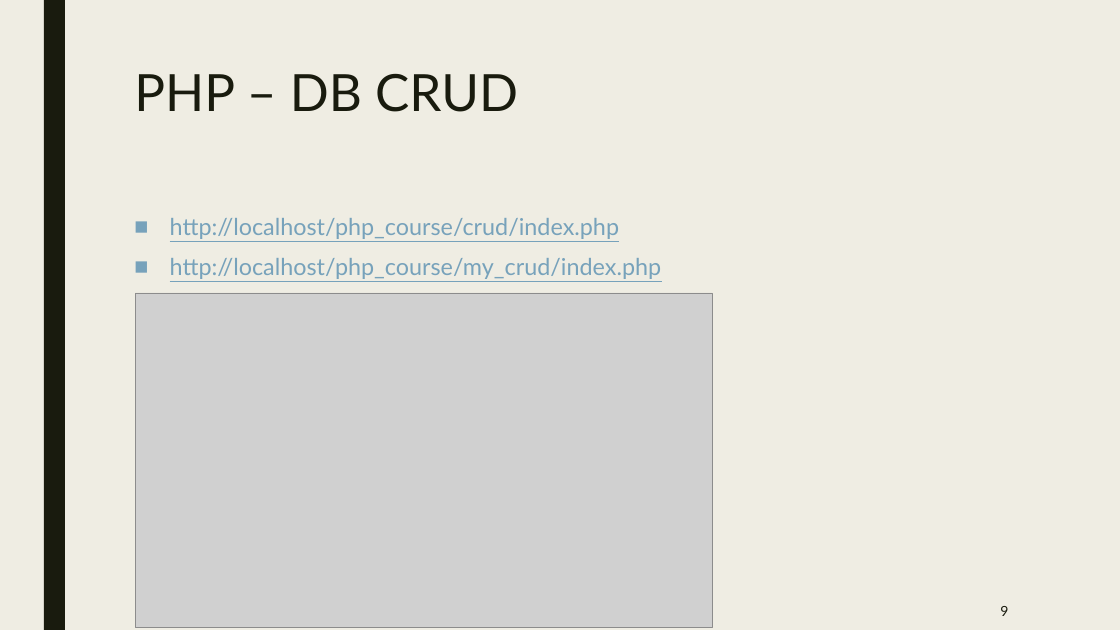
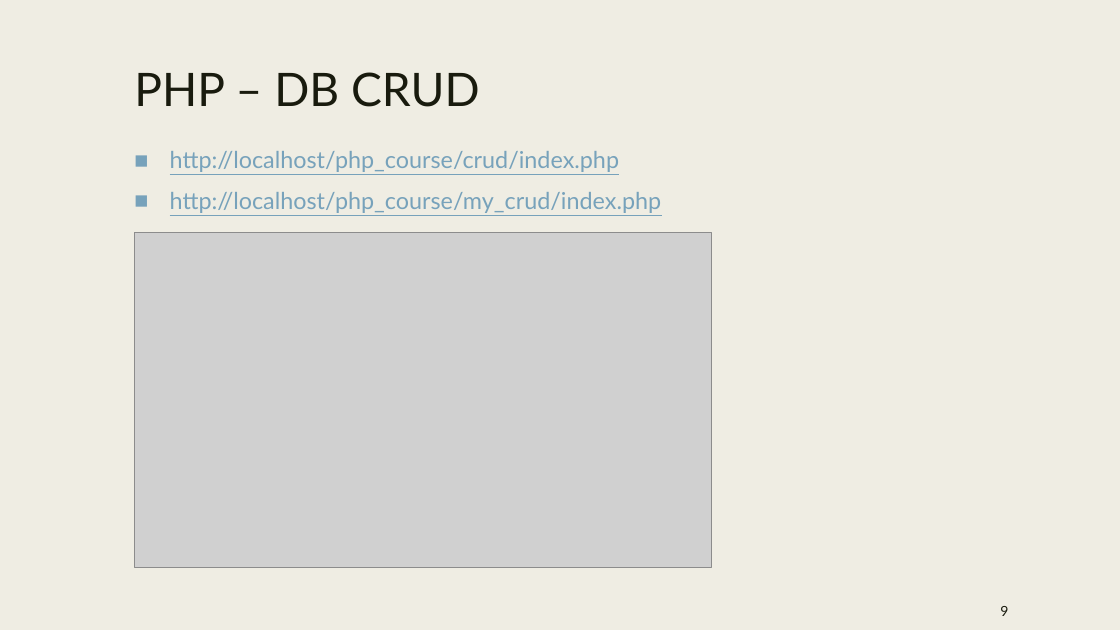
Before and after one commit to aapplle123/php_course, a slide deck: slide 9 of slides/phpV202211111.pptx. Drawn at 1120x630 pixels with LibreOffice and Linux fonts; fonts in the diff are those of the drawing; grey boxes stand for pictures; background and template pictures are left out. Boxes give left, top, right and bottom in pixels: in the first picture for what was removed or moved away, otherwise in the second. Text is boxed around its words. In the diff, an @@ line names an element or a change of style, - is before the commit and + after.

```diff
--- a/slides/phpV202211111.pptx
+++ b/slides/phpV202211111.pptx
@@ rectangle removed at [44,0,65,630] @@
@@ title "PHP – DB CRUD" at [134,72,480,107]: size 44 to 39.6 pt @@
@@ text "http://localhost/php_course/crud/index.php": place and size @@
-text "http://localhost/php_course/crud/index.php" at [170,218,662,279]
+text "http://localhost/php_course/crud/index.php" at [170,151,662,213]
@@ picture: place and size @@
-picture at [135,293,712,628]
+picture at [134,232,712,567]
```
Also in this commit, not shown: 9 other slides changed, 1 slide added, 1 slide removed.
